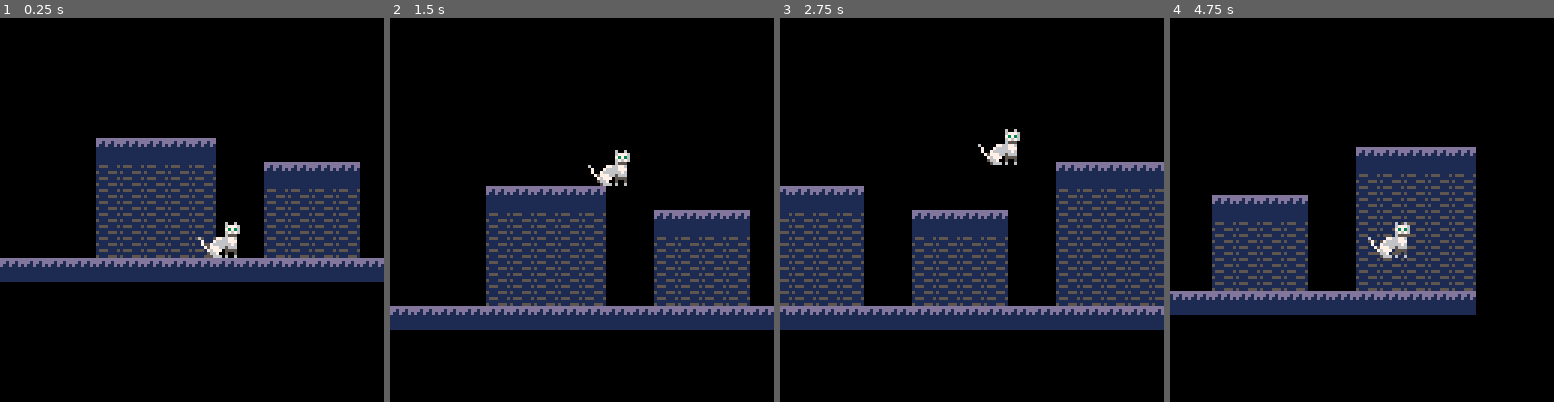
Above: before the commit, frames 1-4 (left to right).
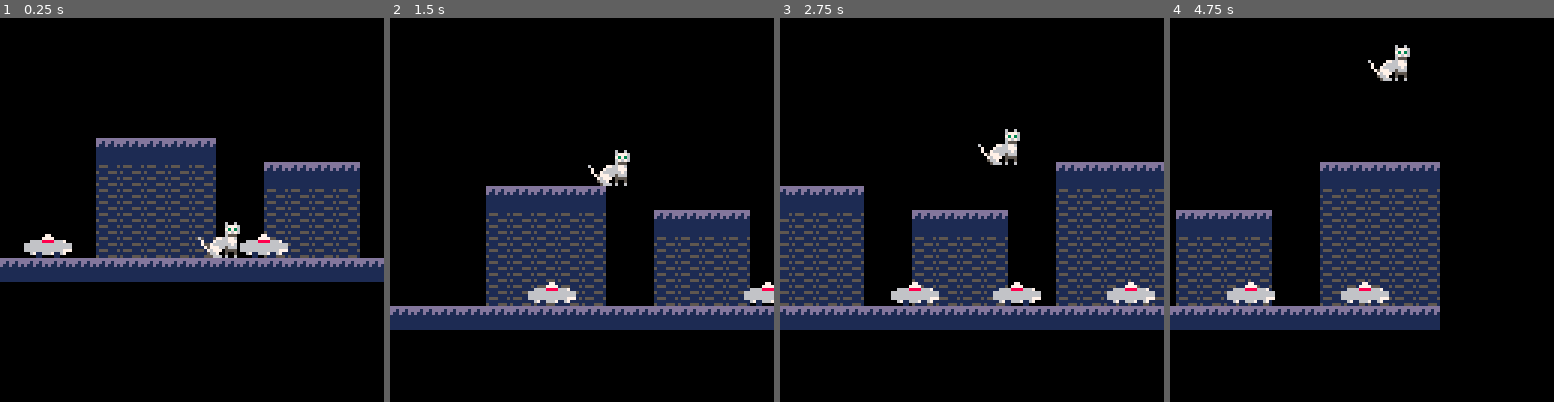
Above: after the commit, the same moments.

Repository: salvadorvanoli/MeowlineDelivery
Game: PICO-8 cartridge meowline.p8
Same seed, same stepped clock (60 frames per second), same inputs: the game is played once before the commit and once after it.
Inputs:
- Up to frame 1 (0.25 s): no input
- Up to frame 2 (1.5 s): tap O (Z key) at 0.7 s
- Up to frame 3 (2.75 s): hold Right 1.6-2.1 s; tap O (Z key) at 1.7, 2.1, 2.5 s; hold Right from 2.47 s (still down)
- Up to frame 4 (4.75 s): tap O (Z key) every 0.4 s from 2.9 to 4.5 s; release Right at 3.03 s; hold Left 3.08-3.58 s; hold Right 4.02-4.68 s

The runs differ from the first frame. In frame 1, 1.0% of the frame differs, in the area x 6-75%, y 56-63%; in frame 2, 0.8%; in frame 3, 1.4%; in frame 4, 25%, in the area x 0-80%, y 7-82%.

Commit message:
Corregido error de nombramiento de variable

Diff:
--- a/meowline.p8
+++ b/meowline.p8
@@ -63,8 +63,8 @@
     for roomba in all(roombas) do
         if player.y + player.h >= roomba.y and player.y + player.h <= roomba.y + 4 and -- Permitir un rango de 4 pixeles
            player.x + player.w > roomba.x and player.x < roomba.x + roomba.w and
-           player.dy >= 0 then -- Solo si el jugador está cayendo o estático
-            return true, roomba -- devolver también la roomba para uso posterior
+           player.dy >= 0 then -- Solo si el jugador estれく cayendo o estれくtico
+            return true, roomba -- devolver tambiれたn la roomba para uso posterior
         end
     end
 
@@ -114,7 +114,7 @@
                 local new_roomba = {
                     x = mx * 8,
                     y = my * 8,
-                    dx = velocidad_roomba,
+                    dx = roomba_move_speed,
                     w = 16,
                     h = 8,
                     grounded = false
@@ -141,7 +141,7 @@
             roomba.y = ground_y - roomba.h
             roomba.grounded = true
         else
-            -- aplicar gravedad si no está en el suelo
+            -- aplicar gravedad si no estれく en el suelo
             roomba.y += gravity
         end
 
@@ -155,7 +155,7 @@
         local below_front_y = roomba.y + roomba.h + 1 -- justo debajo del borde frontal
         local below_front_collided = check_map_collision(below_front_x, below_front_y, 1, 1)
 
-        -- cambiar de direccion si hay un obstáculo o no hay suelo delante
+        -- cambiar de direccion si hay un obstれくculo o no hay suelo delante
         if front_collided or not below_front_collided then
             roomba.dx = -roomba.dx
         end
@@ -175,12 +175,12 @@
     spr(0, player.x, player.y, 2, 2, player.der)
 
     if debugging then
-        -- Dibuja el área de colision de todas las roombas
+        -- Dibuja el れくrea de colision de todas las roombas
         for roomba in all(roombas) do
             rect(roomba.x, roomba.y, roomba.x + roomba.w, roomba.y + roomba.h, 8)
         end
 
-        -- Dibuja el área de colision del jugador
+        -- Dibuja el れくrea de colision del jugador
         rect(player.x, player.y, player.x + player.w, player.y + player.h, 9)
     end
 
@@ -344,5 +344,5 @@
 0000000041414141410000404040400000414141414100000000000000000000000000000000000000000000000000000000000000000000000000000000000000000000000000000000000000000000000000000000000000000000000000000000000000000000000000000000000000000000000000000000000000000000
 0000000041414141410000414141410000414141414100000000000000000000000000000000000000000000000000000000000000000000000000000000000000000000000000000000000000000000000000000000000000000000000000000000000000000000000000000000000000000000000000000000000000000000
 0000000041414141410000414141410000414141414100000000000000000000000000000000000000000000000000000000000000000000000000000000000000000000000000000000000000000000000000000000000000000000000000000000000000000000000000000000000000000000000000000000000000000000
-0000000041414141410000414141410000414141414100000000000000000000000000000000000000000000000000000000000000000000000000000000000000000000000000000000000000000000000000000000000000000000000000000000000000000000000000000000000000000000000000000000000000000000
+9000000041414141419000414141419000414141414100000000000000000000000000000000000000000000000000000000000000000000000000000000000000000000000000000000000000000000000000000000000000000000000000000000000000000000000000000000000000000000000000000000000000000000
 4040404040404040404040404040404040404040404000000000000000000000000000000000000000000000000000000000000000000000000000000000000000000000000000000000000000000000000000000000000000000000000000000000000000000000000000000000000000000000000000000000000000000000
